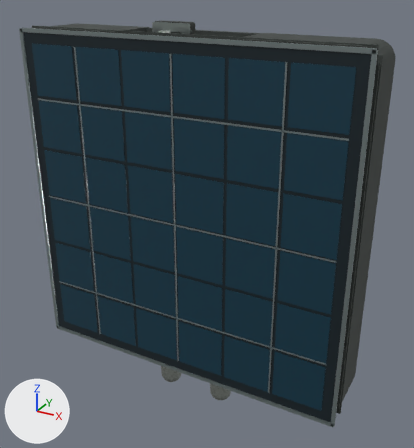
A saved change to the glTF model assets/3d/flashlight-assembly.glb.
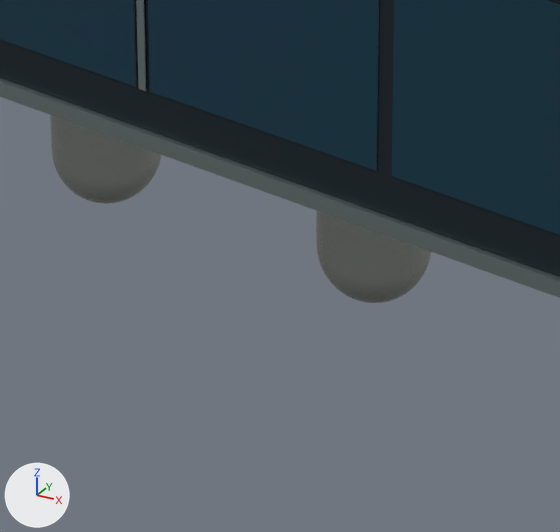
There are two pictures of each version: one whole from a camera (50 mm lens) standing at (0.0657, -0.1142, 0.054) and looking at (0.0028, 0.0002, -0.0032), one close up on the part from 37% to 62% of the width and 77% to 99% of the height. Lighting does not change. The marker at lower left points along +X, +Y and +Z. The first two pictures are the older version. Vertices at exactly the same position are counted once.

In view in the first close-up: 'led_pair', 'solar_lid'.
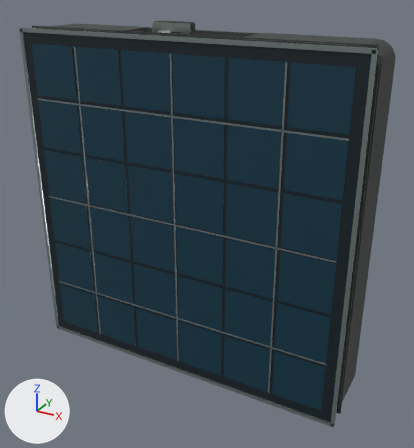
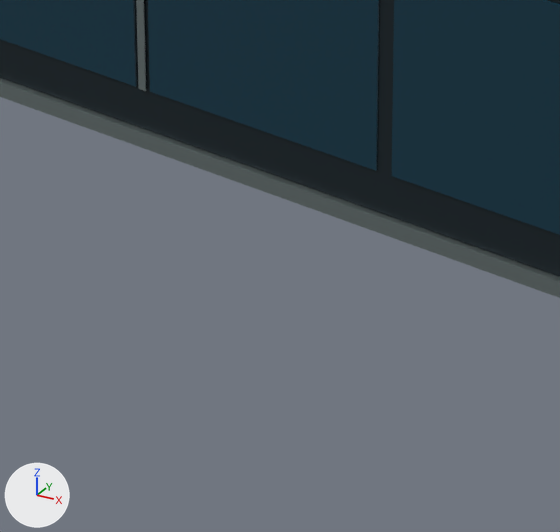
The change in detail:
me_led_pair is used by ob_led_pair; location (0.0, -0.001, -0.0405).
me_led_pair had 5078 vertices, 10092 faces and spanned x -0.0112..0.0112, y -0.0035..0.0035, z -0.0139..0.0064.
me_led_pair now has 5062 vertices, 10092 faces and spans x -0.0112..0.0112, y -0.0035..0.0035, z -0.0034..0.0103.
me_led_pair part 1: the loose piece of 2473 vertices spanning x -0.0112..-0.0048, y -0.0035..0.0035, z -0.0139..-0.0036 is deleted.
me_led_pair part 2: the loose piece of 2473 vertices spanning x 0.0048..0.0112, y -0.0035..0.0035, z -0.0139..-0.0036 is deleted.
Other edits to the shape of me_led_pair do not show in these pictures.

Pixel boxes (x1, y1, x2, y2) of what changed, in the close-ups (560 x 532 px):
'led_pair', reshaped (not visible afterwards)
    before: (50, 115, 431, 303)
part 1 of me_led_pair, deleted
    before: (50, 115, 162, 204)
part 2 of me_led_pair, deleted
    before: (316, 210, 431, 303)
